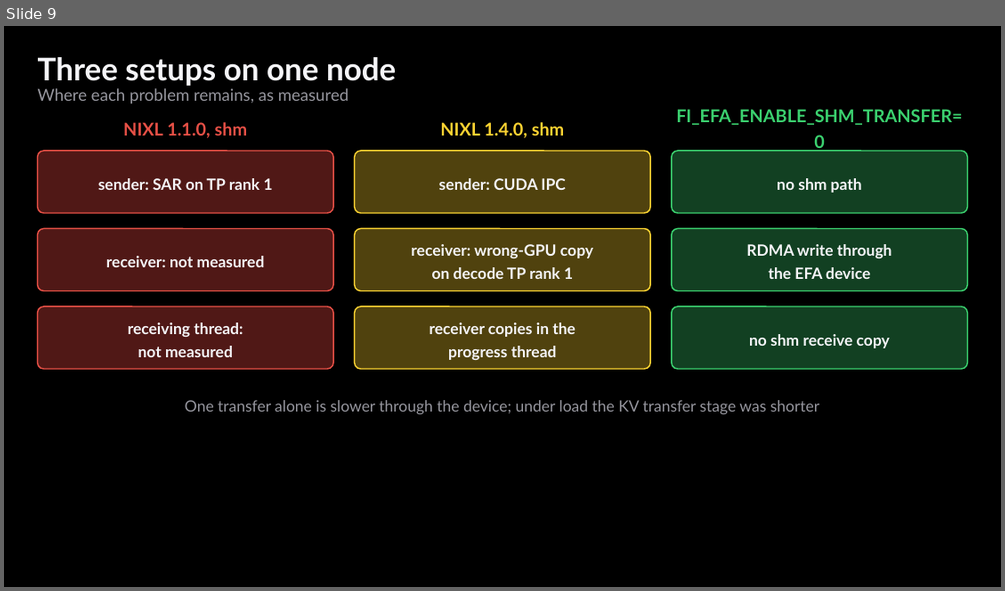
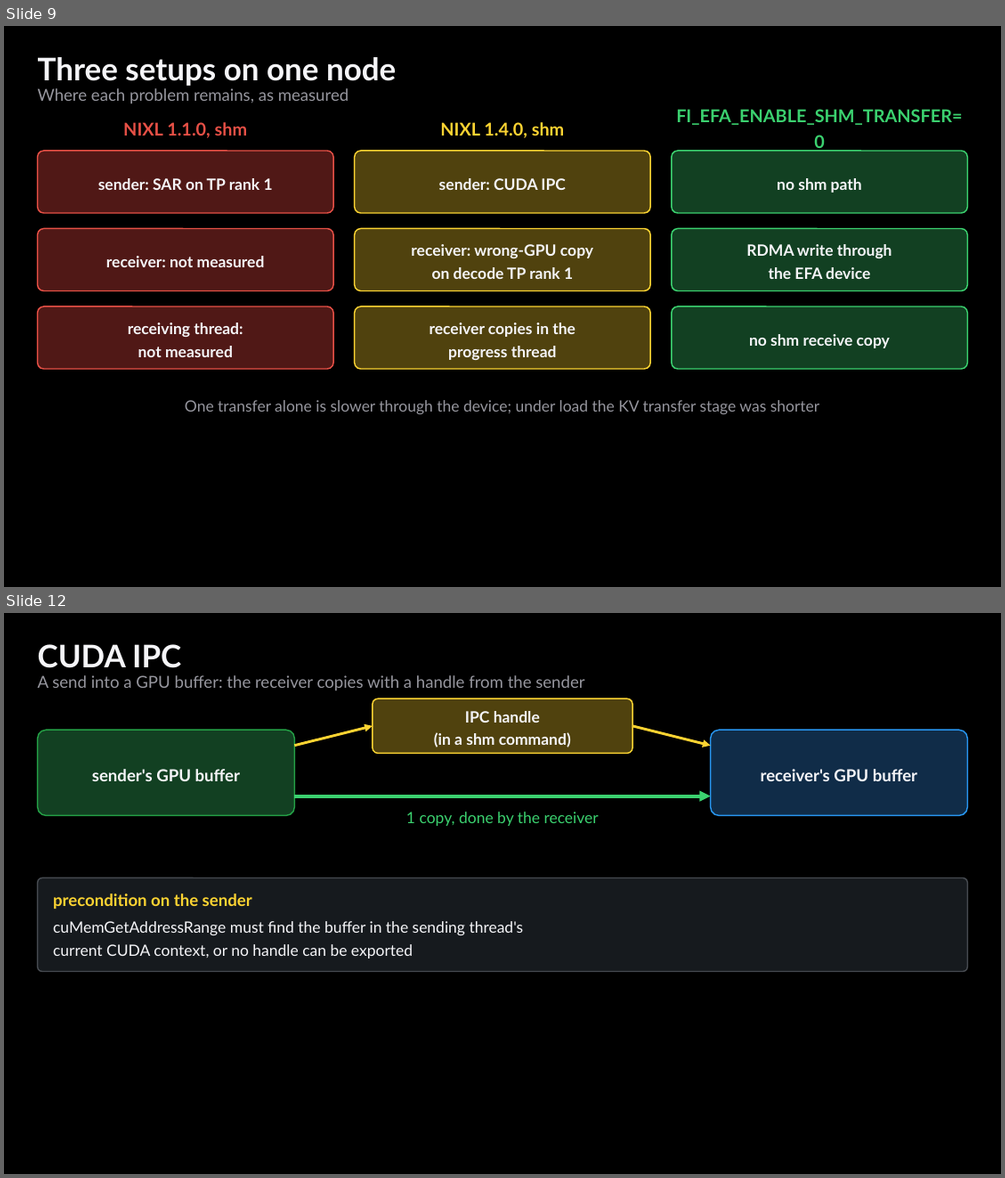
Before and after one commit to littlemex/figures, a slide deck: zenn/articles/741e79cf2e9bf2/source/figs.pptx. Shown one above the other, each under a label of ours: slide 9 before the commit, slides 9 and 12 after it; the slides between them are not shown. The pictures are 1005x591 and 1005x1178 pixels, drawn with LibreOffice and Linux fonts; fonts in the diff are those of the drawing. Boxes give left, top, right and bottom in pixels: in the first picture for what was removed or moved away, otherwise in the second. Text is boxed around its words. In the diff, an @@ line names an element or a change of style, - is before the commit and + after.

Commit message:
zenn 741e79cf2e9bf2: overview, shm, CUDA IPC and SAR figures for the opening

```diff
--- a/zenn/articles/741e79cf2e9bf2/source/figs.pptx
+++ b/zenn/articles/741e79cf2e9bf2/source/figs.pptx
@@ slide 12 added at [4, 613, 1001, 1174], background #000000 @@
@@ text added at [38, 644, 181, 668], 30 pt, text #F5F5F8, bold @@
+CUDA IPC
@@ text added at [38, 675, 584, 690], 16 pt, text #96969E @@
+A send into a GPU buffer: the receiver copies with a handle from the sender
@@ rounded rectangle added at [372, 699, 633, 754], fill #50420E, outline #FBD332 1.25 pt, 15 pt, text #F5F5F8, bold @@
+IPC handle
+(in a shm command)
@@ rounded rectangle added at [38, 730, 295, 816], fill #124022, outline #24A046 1.25 pt, 16 pt, text #F5F5F8, bold @@
+sender's GPU buffer
@@ arrow added from (295, 746) to (372, 726), #FBD332 2.5 pt @@
@@ arrow added from (633, 726) to (711, 746), #FBD332 2.5 pt @@
@@ rounded rectangle added at [711, 730, 968, 816], fill #102C48, outline #2896F0 1.25 pt, 16 pt, text #F5F5F8, bold @@
+receiver's GPU buffer
@@ arrow added from (295, 796) to (711, 796), #3BD16F 3.5 pt @@
@@ text added at [406, 811, 599, 826], 15 pt, text #3BD16F @@
+1 copy, done by the receiver
@@ rounded rectangle added at [38, 877, 968, 971], fill #161A1E, outline #464A50 1.25 pt @@
@@ text added at [53, 893, 252, 908], 16 pt, text #FBD332, bold @@
+precondition on the sender
@@ text added at [53, 921, 524, 958], 15 pt, text #F5F5F8 @@
+cuMemGetAddressRange must find the buffer in the sending thread's
+current CUDA context, or no handle can be exported
```
Also in this commit, not shown: 3 other slides added, 5 other files.
